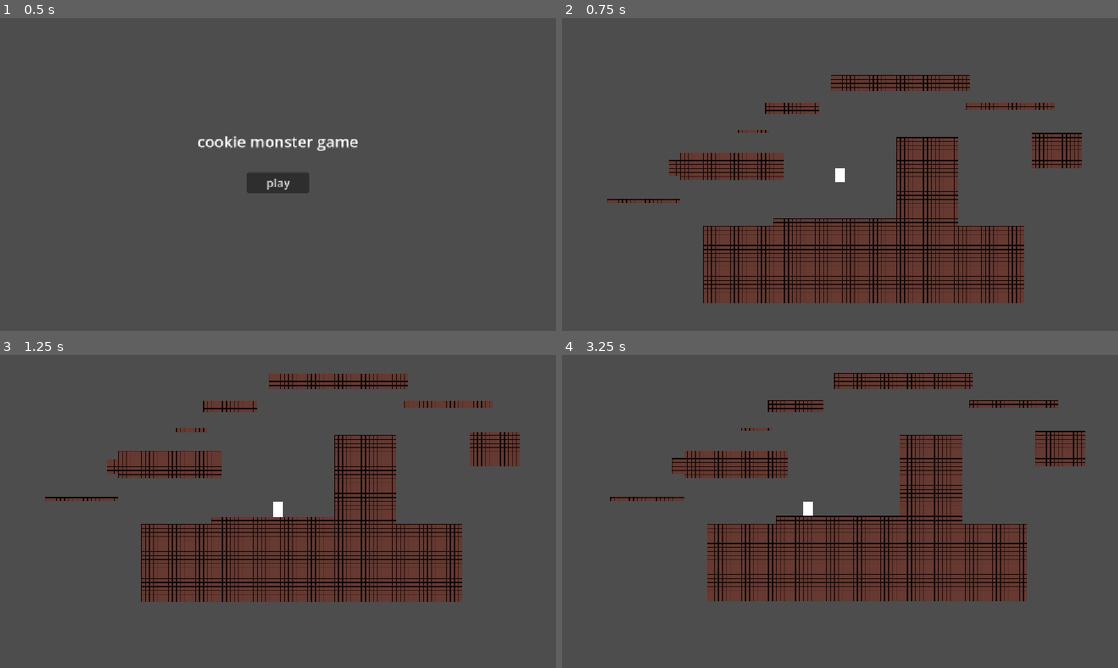
Above: before the commit, frames 1-4 (two rows, left to right).
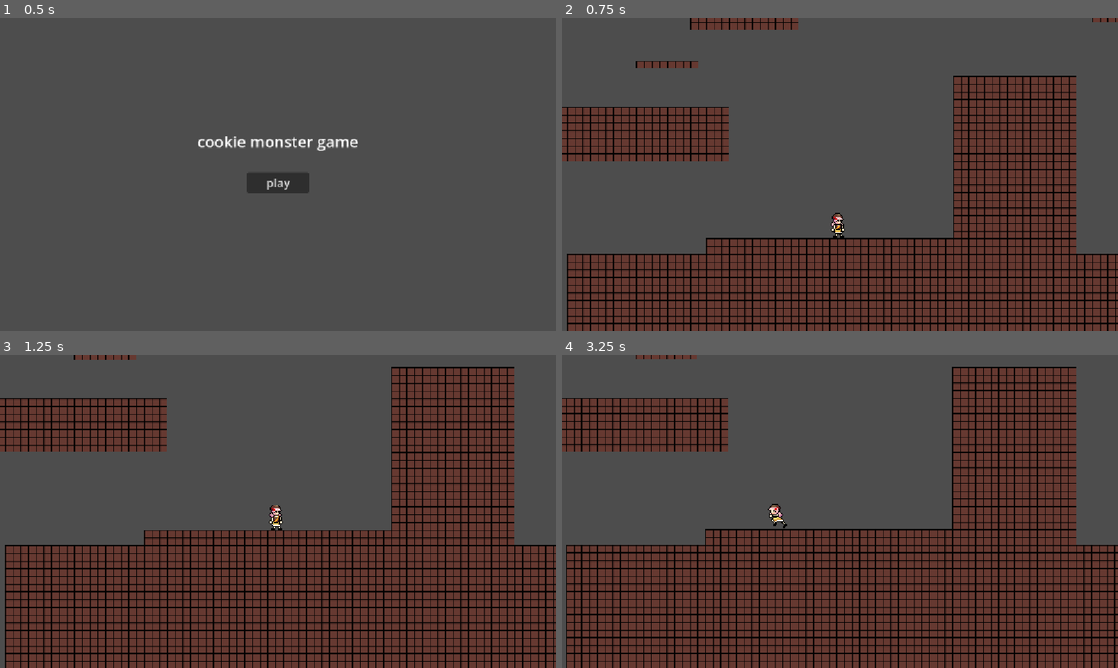
Above: after the commit, the same moments.

Repository: zowlorin/kuki-game
Game: Godot game, scene res://menus/main_menu.tscn
The game is run twice, just before and just after one commit, with the same random seed, the same clock (stepped at 60 frames per second) and the same inputs.
Inputs:
- Up to frame 1 (0.5 s): no input
- Up to frame 2 (0.75 s): click "play" at 0.5 s
- Up to frame 3 (1.25 s): no input
- Up to frame 4 (3.25 s): hold D (move_right) 1.28-2.78 s; tap Space (move_jump) at 1.35, 1.52, 1.82, 2.1, 2.27, 2.57, 2.85 s; hold A (move_left) from 2.78 s (still down)

Frame 1 is identical in both runs. In frame 2, 47% of the frame differs, in the area x 0-100%, y 0-100%; in frame 3, 60%; in frame 4, 59%.

Commit message:
State Manager

Diff:
--- a/gameplay/player.gd
+++ b/gameplay/player.gd
@@ -13,41 +13,55 @@
 @onready var jump_frame = Time.get_unix_time_from_system()
 @onready var fall_frame = Time.get_unix_time_from_system()
 
-enum State {
-	IDLE, MOVING, JUMPING, FALLING
-}
-
 @onready var was_on_floor: bool = false
 
-@onready var curr_state: State = State.IDLE
+@onready var state_manager: StateManager
+@onready var curr_states: Array[StateMachine.State] = []
+@onready var state_machine : StateMachine = StateMachine.new()
+
+func _ready() -> void:
+	add_state(StateMachine.State.IDLE)
+
+func add_state(state: StateMachine.State):
+	if curr_states.has(state):
+		return
+
+	if curr_states.has(StateMachine.State.FALLING) and state == StateMachine.State.JUMPING:
+		curr_states.erase(StateMachine.State.FALLING)
+	elif curr_states.has(StateMachine.State.JUMPING) and state == StateMachine.State.FALLING:
+		return
+
+	curr_states.append(state)
 
 func jump():
-	curr_state = State.JUMPING
+	add_state(StateMachine.State.JUMPING)
 	jump_frame = Time.get_unix_time_from_system()
 
 	velocity.y = -jump_speed
 
 func fall():
-	curr_state = State.FALLING
+	add_state(StateMachine.State.FALLING)
 	fall_frame = Time.get_unix_time_from_system()
 
 func _physics_process(delta: float) -> void:
 	var curr_frame: float = Time.get_unix_time_from_system()
 
-	if not is_on_floor() and (curr_state != State.FALLING and curr_state != State.JUMPING):
+	if not is_on_floor() and (not curr_states.has(StateMachine.State.FALLING) or not curr_states.has(StateMachine.State.JUMPING)):
 		fall()
 
 	if is_on_floor():
-		curr_state = State.IDLE
+		curr_states.clear()
+		add_state(StateMachine.State.IDLE)
 		velocity.y = 0
 
-	if (curr_state == State.JUMPING):
+	if (curr_states.has(StateMachine.State.JUMPING)):
 		velocity.y = -(jump_curve.sample((curr_frame - jump_frame) / jump_duration)) * jump_speed;
 
-	if (curr_state == State.FALLING):
+	if (curr_states.has(StateMachine.State.FALLING)):
 		velocity.y = (1 - fall_curve.sample((curr_frame - fall_frame) / fall_duration)) * fall_speed;
 
-	if ((curr_frame - jump_frame) >= jump_duration and curr_state == State.JUMPING or is_on_ceiling() or Input.is_action_just_released("move_jump")):
+	if (((curr_frame - jump_frame) >= jump_duration and curr_states.has(StateMachine.State.JUMPING)) or is_on_ceiling() or Input.is_action_just_released("move_jump")):
+		curr_states.erase(StateMachine.State.JUMPING)
 		fall()
 
 	if Input.is_action_just_pressed("move_jump") and is_on_floor():
@@ -56,7 +70,16 @@
 	var move_direction: float = Input.get_axis("move_left", "move_right")
 
 	velocity.x = move_direction * move_speed
+	if abs(move_direction) > 0:
+		add_state(StateMachine.State.MOVING)
 
 	was_on_floor = is_on_floor()
 
 	move_and_slide()
+	change_state(curr_states.back())
+
+func change_state(new_state: StateMachine.State):
+	if state_manager != null:
+		state_manager.queue_free()
+	state_manager = state_machine.get_state(new_state).new(self, change_state, $AnimatedSprite2D)
+	add_child(state_manager)
--- a/gameplay/player.tscn
+++ b/gameplay/player.tscn
@@ -1,30 +1,165 @@
 [gd_scene format=3 uid="uid://wnyu5xqf1yeh"]
 
 [ext_resource type="Script" uid="uid://s5orqn6p1mrb" path="res://gameplay/player.gd" id="1_4flbx"]
+[ext_resource type="Texture2D" uid="uid://kearqfjv7d3x" path="res://assets/kuki/kukiidle.png" id="2_ysoui"]
+[ext_resource type="Texture2D" uid="uid://663tf5l2fynw" path="res://assets/kuki/kukirun.png" id="3_jriu6"]
 
 [sub_resource type="Curve" id="Curve_onrkg"]
-_data = [Vector2(0, 1), 0.0, 0.0, 0, 0, Vector2(0.4660194, 1), -0.7381859, -0.7381859, 0, 0, Vector2(0.88349515, 0.8842106), -1.4456137, -1.4456137, 0, 0, Vector2(1, 0), 0.0, 0.0, 0, 0]
-point_count = 4
+_data = [Vector2(0, 1), 0.0, 0.0, 0, 0, Vector2(0.61904764, 1), 0.0, 0.0, 0, 0, Vector2(0.97959197, 0), 0.0, 0.0, 0, 0]
+point_count = 3
 
-[sub_resource type="Curve" id="Curve_i3pqv"]
-_data = [Vector2(0, 1), 0.0, 0.0, 0, 0, Vector2(0.16019416, 0.37894738), -2.6170597, -2.6170597, 0, 0, Vector2(0.44174755, 0.14736843), -0.92083645, -0.92083645, 0, 0, Vector2(0.94174755, 0), 0.0, 0.0, 0, 0, Vector2(1, 0), 0.0, 0.0, 0, 0]
-point_count = 5
+[sub_resource type="Curve" id="Curve_ysoui"]
+_data = [Vector2(0, 0), 0.0, 1.4, 0, 0, Vector2(1, 1), 0.0, 0.0, 0, 0]
+point_count = 2
 
-[sub_resource type="CapsuleShape2D" id="CapsuleShape2D_3owqy"]
+[sub_resource type="AtlasTexture" id="AtlasTexture_wfdkp"]
+atlas = ExtResource("2_ysoui")
+region = Rect2(0, 0, 25, 32)
+
+[sub_resource type="AtlasTexture" id="AtlasTexture_dxbr5"]
+atlas = ExtResource("2_ysoui")
+region = Rect2(25, 0, 25, 32)
+
+[sub_resource type="AtlasTexture" id="AtlasTexture_0bayx"]
+atlas = ExtResource("2_ysoui")
+region = Rect2(50, 0, 25, 32)
+
+[sub_resource type="AtlasTexture" id="AtlasTexture_ua3nb"]
+atlas = ExtResource("2_ysoui")
+region = Rect2(75, 0, 25, 32)
+
+[sub_resource type="AtlasTexture" id="AtlasTexture_iqb12"]
+atlas = ExtResource("2_ysoui")
+region = Rect2(100, 0, 25, 32)
+
+[sub_resource type="AtlasTexture" id="AtlasTexture_1xfx0"]
+atlas = ExtResource("2_ysoui")
+region = Rect2(125, 0, 25, 32)
+
+[sub_resource type="AtlasTexture" id="AtlasTexture_ob5am"]
+atlas = ExtResource("2_ysoui")
+region = Rect2(150, 0, 25, 32)
+
+[sub_resource type="AtlasTexture" id="AtlasTexture_budjd"]
+atlas = ExtResource("2_ysoui")
+region = Rect2(175, 0, 25, 32)
+
+[sub_resource type="AtlasTexture" id="AtlasTexture_86eyr"]
+atlas = ExtResource("3_jriu6")
+region = Rect2(0, 0, 30, 31)
+
+[sub_resource type="AtlasTexture" id="AtlasTexture_2wuqc"]
+atlas = ExtResource("3_jriu6")
+region = Rect2(30, 0, 30, 31)
+
+[sub_resource type="AtlasTexture" id="AtlasTexture_b2a7g"]
+atlas = ExtResource("3_jriu6")
+region = Rect2(60, 0, 30, 31)
+
+[sub_resource type="AtlasTexture" id="AtlasTexture_1g4q3"]
+atlas = ExtResource("3_jriu6")
+region = Rect2(90, 0, 30, 31)
+
+[sub_resource type="AtlasTexture" id="AtlasTexture_ahgmm"]
+atlas = ExtResource("3_jriu6")
+region = Rect2(120, 0, 30, 31)
+
+[sub_resource type="AtlasTexture" id="AtlasTexture_s0fd6"]
+atlas = ExtResource("3_jriu6")
+region = Rect2(150, 0, 30, 31)
+
+[sub_resource type="AtlasTexture" id="AtlasTexture_0qvvg"]
+atlas = ExtResource("3_jriu6")
+region = Rect2(180, 0, 30, 31)
+
+[sub_resource type="AtlasTexture" id="AtlasTexture_jnkla"]
+atlas = ExtResource("3_jriu6")
+region = Rect2(210, 0, 30, 31)
+
+[sub_resource type="SpriteFrames" id="SpriteFrames_710pl"]
+animations = [{
+"frames": [{
+"duration": 1.0,
+"texture": SubResource("AtlasTexture_wfdkp")
+}, {
+"duration": 1.0,
+"texture": SubResource("AtlasTexture_dxbr5")
+}, {
+"duration": 1.0,
+"texture": SubResource("AtlasTexture_0bayx")
+}, {
+"duration": 1.0,
+"texture": SubResource("AtlasTexture_ua3nb")
+}, {
+"duration": 1.0,
+"texture": SubResource("AtlasTexture_iqb12")
+}, {
+"duration": 1.0,
+"texture": SubResource("AtlasTexture_1xfx0")
+}, {
+"duration": 1.0,
+"texture": SubResource("AtlasTexture_ob5am")
+}, {
+"duration": 1.0,
+"texture": SubResource("AtlasTexture_budjd")
+}],
+"loop": 1,
+"name": &"idle",
+"speed": 8.0
+}, {
+"frames": [{
+"duration": 1.0,
+"texture": SubResource("AtlasTexture_86eyr")
+}, {
+"duration": 1.0,
+"texture": SubResource("AtlasTexture_2wuqc")
+}, {
+"duration": 1.0,
+"texture": SubResource("AtlasTexture_b2a7g")
+}, {
+"duration": 1.0,
+"texture": SubResource("AtlasTexture_1g4q3")
+}, {
+"duration": 1.0,
+"texture": SubResource("AtlasTexture_ahgmm")
+}, {
+"duration": 1.0,
+"texture": SubResource("AtlasTexture_s0fd6")
+}, {
+"duration": 1.0,
+"texture": SubResource("AtlasTexture_0qvvg")
+}, {
+"duration": 1.0,
+"texture": SubResource("AtlasTexture_jnkla")
+}],
+"loop": 1,
+"name": &"walk",
+"speed": 8.0
+}]
+
+[sub_resource type="RectangleShape2D" id="RectangleShape2D_ysoui"]
+size = Vector2(5, 22)
 
 [node name="Player" type="CharacterBody2D" unique_id=1561153767]
 script = ExtResource("1_4flbx")
 jump_curve = SubResource("Curve_onrkg")
-fall_curve = SubResource("Curve_i3pqv")
+fall_curve = SubResource("Curve_ysoui")
 jump_duration = 0.3
 fall_duration = 1.0
 fall_speed = 500.0
 
+[node name="AnimatedSprite2D" type="AnimatedSprite2D" parent="." unique_id=1204224882]
+texture_filter = 1
+sprite_frames = SubResource("SpriteFrames_710pl")
+animation = &"walk"
+frame_progress = 0.3426379
+
 [node name="CollisionShape2D" type="CollisionShape2D" parent="." unique_id=741499986]
-position = Vector2(0, -15)
-shape = SubResource("CapsuleShape2D_3owqy")
+position = Vector2(0, 4)
+shape = SubResource("RectangleShape2D_ysoui")
 
 [node name="ColorRect" type="ColorRect" parent="." unique_id=1821666061]
+visible = false
 offset_left = -10.0
 offset_top = -30.0
 offset_right = 10.0
--- a/main.tscn
+++ b/main.tscn
@@ -19,6 +19,7 @@
 
 [node name="Camera2D" type="Camera2D" parent="World" unique_id=55301002]
 position = Vector2(-13, -96)
+zoom = Vector2(2, 2)
 position_smoothing_enabled = true
 
 [node name="Handlers" type="Node2D" parent="." unique_id=454277890]
--- /dev/null
+++ b/states/idle_state.gd
@@ -0,0 +1,6 @@
+extends StateManager
+
+class_name IdleState
+
+func _ready() -> void:
+	sprite.play("idle")
--- /dev/null
+++ b/states/state_machine.gd
@@ -0,0 +1,22 @@
+class_name StateMachine
+
+enum State {
+	IDLE, MOVING, JUMPING, FALLING
+}
+
+var state_equivalence
+
+func _init() -> void:
+	state_equivalence = {
+		State.IDLE : IdleState,
+		State.MOVING: WalkState,
+		State.JUMPING: IdleState,
+		State.FALLING: IdleState,
+	}
+
+func get_state(state: State):
+	if state_equivalence.has(state):
+		return state_equivalence.get(state)
+	else:
+		printerr("No state ", str(state), " in state machine")
+		#return null
--- /dev/null
+++ b/states/state_manager.gd
@@ -0,0 +1,15 @@
+extends Node
+
+class_name StateManager
+
+var change_state: Callable
+var sprite: AnimatedSprite2D
+var state: Node2D
+
+func _ready() -> void:
+	self.name = "current_state"
+
+func _init(state: Node2D, state_changer: Callable, sprite: AnimatedSprite2D) -> void:
+	self.change_state = state_changer
+	self.sprite = sprite
+	self.state = state
--- /dev/null
+++ b/states/walk_state.gd
@@ -0,0 +1,9 @@
+extends StateManager
+
+class_name WalkState
+
+func _ready() -> void:
+	sprite.play("walk")
+
+func _process(_delta: float) -> void:
+	sprite.flip_h = state.velocity.x < 0
Binary file added: assets/kuki/kukiidle.png
Not shown, added: assets/kuki/kukiidle.png.import
Binary file added: assets/kuki/kukirun.png
Not shown, added: assets/kuki/kukirun.png.import
Not shown, added: states/idle_state.gd.uid
Not shown, added: states/state_machine.gd.uid
Not shown, added: states/state_manager.gd.uid
Not shown, added: states/walk_state.gd.uid
